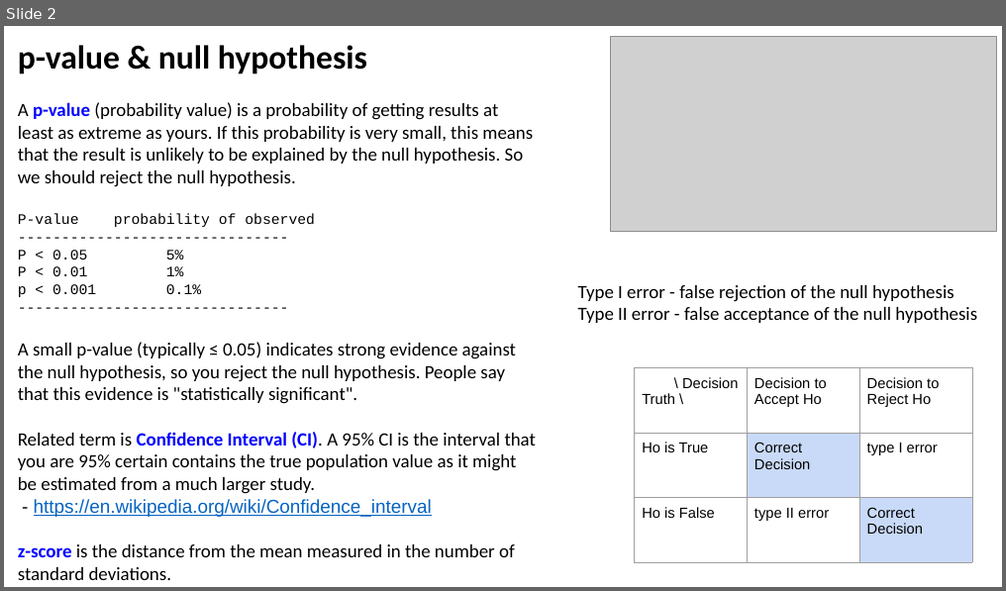
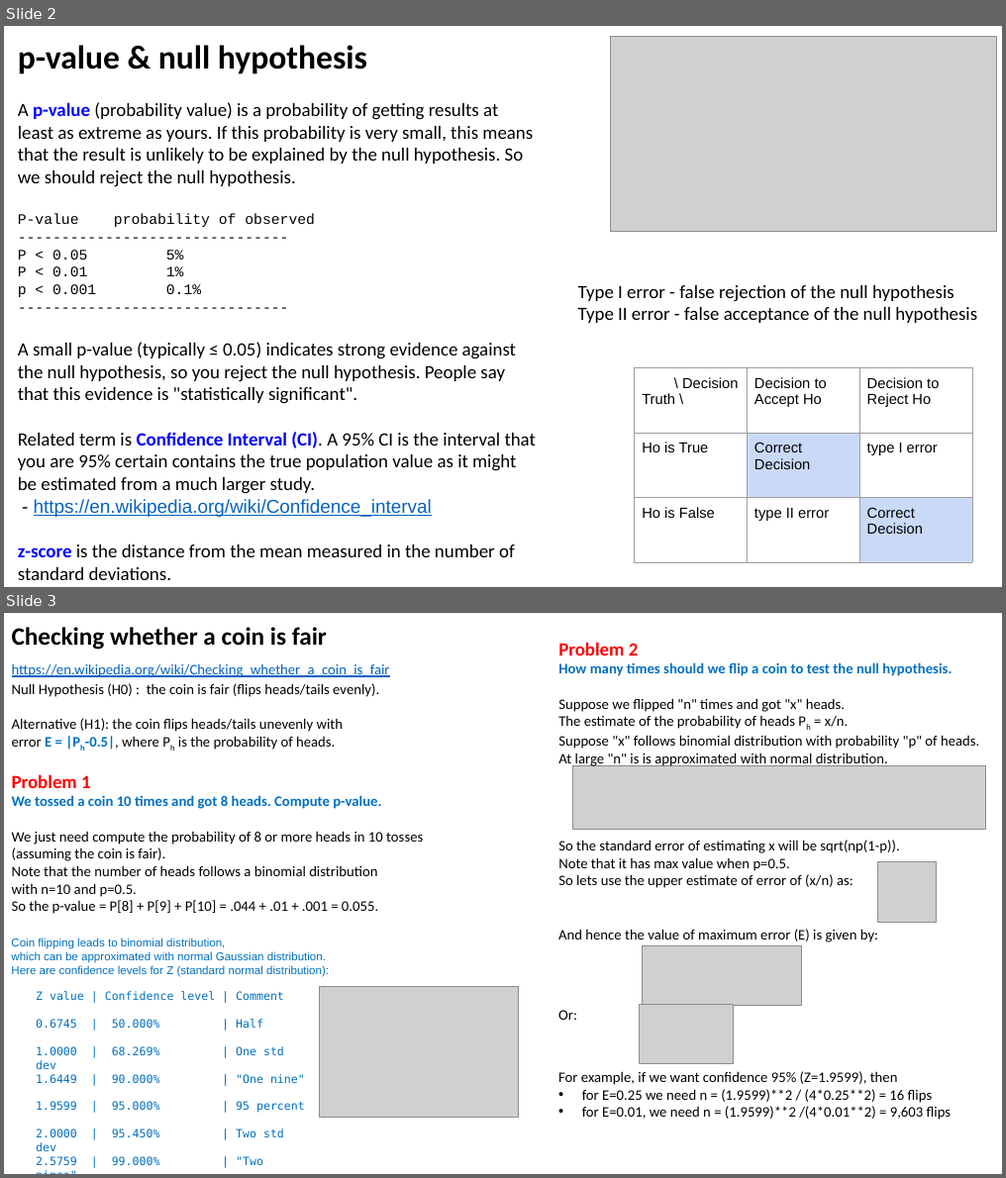
Before and after one commit to lselector/ml_ai_doc, a slide deck: statistics_05_normal_p_val.pptx. Shown one above the other, each under a label of ours: slide 2 before the commit, slides 2 and 3 after it. The pictures are 1006x591 and 1006x1178 pixels, drawn with LibreOffice and Linux fonts; fonts in the diff are those of the drawing; grey boxes stand for pictures. Boxes give left, top, right and bottom in pixels: in the first picture for what was removed or moved away, otherwise in the second. Text is boxed around its words. In the diff, an @@ line names an element or a change of style, - is before the commit and + after.

Commit message:
coin flipping P-value - in statistics_05

```diff
--- a/statistics_05_normal_p_val.pptx
+++ b/statistics_05_normal_p_val.pptx
@@ slide 3 added at (4, 613, 1002, 1174), background #FFFFFF @@
@@ text added at (12, 627, 390, 677), 14 pt, text #0563C1, underline @@
+Checking whether a coin is fair
+https://en.wikipedia.org/wiki/Checking_whether_a_coin_is_fair
@@ text added at (558, 642, 979, 768), 14 pt, text #000000 @@
+Problem 2
+How many times should we flip a coin to test the null hypothesis.
+Suppose we flipped "n" times and got "x" heads.
+The estimate of the probability of heads Ph = x/n.
+Suppose "x" follows binomial distribution with probability "p" of heads.
+At large "n" is is approximated with normal distribution.
@@ text added at (12, 683, 423, 914), 14 pt, text #000000 @@
+Null Hypothesis (H0) : the coin is fair (flips heads/tails evenly).
+Alternative (H1): the coin flips heads/tails unevenly with
+error E = |Ph-0.5|, where Ph is the probability of heads.
+Problem 1
+We tossed a coin 10 times and got 8 heads. Compute p-value.
+We just need compute the probability of 8 or more heads in 10 tosses (assuming the coin is fair).
+Note that the number of heads follows a binomial distribution
+with n=10 and p=0.5.
+So the p-value = P[8] + P[9] + P[10] = .044 + .01 + .001 = 0.055.
@@ picture added at (573, 765, 985, 829) @@
@@ text added at (558, 840, 899, 888), 14 pt, text #000000 @@
+So the standard error of estimating x will be sqrt(np(1-p)).
+Note that it has max value when p=0.5.
+So lets use the upper estimate of error of (x/n) as:
@@ picture added at (877, 862, 936, 923) @@
@@ text added at (11, 938, 329, 977), 11 pt, text #0070C0 @@
+Coin flipping leads to binomial distribution,
+which can be approximated with normal Gaussian distribution.
+Here are confidence levels for Z (standard normal distribution):
@@ text added at (558, 929, 878, 943), 14 pt, text #000000 @@
+And hence the value of maximum error (E) is given by:
@@ picture added at (643, 947, 801, 1006) @@
@@ text added at (36, 991, 305, 1165), 11 pt, text #0070C0 @@
+Z value | Confidence level | Comment
+0.6745 | 50.000% | Half
+1.0000 | 68.269% | One std dev
+1.6449 | 90.000% | "One nine"
+1.9599 | 95.000% | 95 percent
+2.0000 | 95.450% | Two std dev
+2.5759 | 99.000% | "Two nines"
+3.0000 | 99.730% | Three std dev
+3.2905 | 99.900% | "Three nines
+3.8906 | 99.990% | "Four nines"
+4.0000 | 99.993% | Four std dev
+4.4172 | 99.999% | "Five nines"
@@ picture added at (319, 986, 519, 1118) @@
@@ text added at (558, 1010, 577, 1020), 14 pt, text #000000 @@
+Or:
@@ picture added at (639, 1004, 734, 1063) @@
@@ text added at (558, 1071, 951, 1120), 14 pt, text #000000 @@
+For example, if we want confidence 95% (Z=1.9599), then
+• for E=0.25 we need n = (1.9599)**2 / (4*0.25**2) = 16 flips
+• for E=0.01, we need n = (1.9599)**2 /(4*0.01**2) = 9,603 flips
```
Also in this commit, not shown: 1 slide changed.
